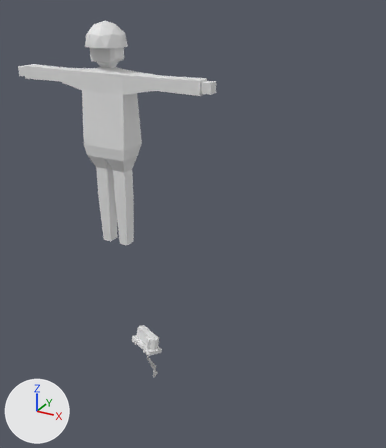
The glTF model animatronics/lucas/lucas.glb, before and after one commit.
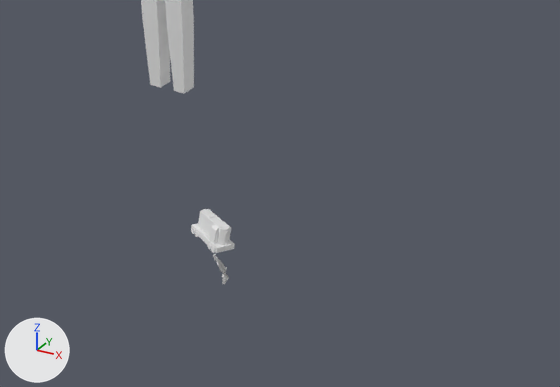
Old and new are each drawn whole from a 50 mm lens placed at (15.8, -20.9, 12.1), pointed at (5.3, -1.9, 2.6) and again close up on the part from 0% to 100% of the width and 40% to 100% of the height. Every picture has the same lights, and +X, +Y and +Z are marked at lower left. Materials are left out; every surface is plain grey.
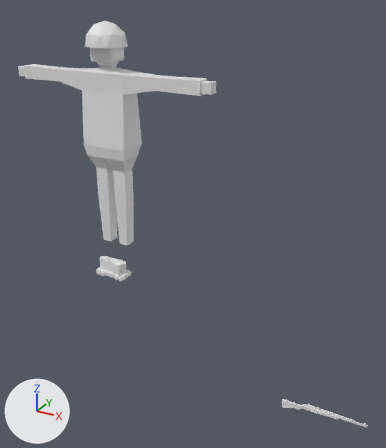
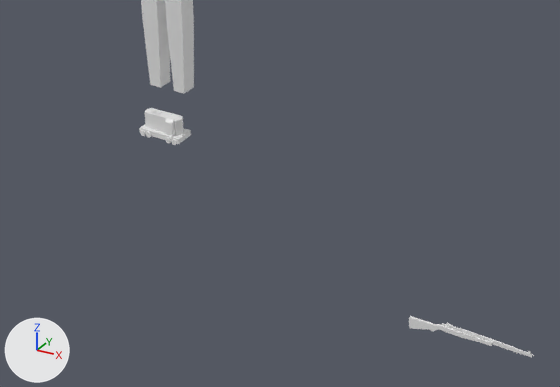
Changed parts and their boxes (x1, y1, x2, y2) in the close-ups (560 x 387 px):
'Cube', moved, turned: before (191, 209, 235, 253); after (139, 108, 191, 145)
'Plane.001', moved, turned, rescaled: before (213, 253, 229, 284); after (409, 316, 534, 357)

Patch to the scene script:
```diff
--- a/animatronics/lucas/lucas.glb.py
+++ b/animatronics/lucas/lucas.glb.py
@@ ob_cube @@
 ob_cube = bpy.data.objects.new('Cube', me_cube)
-ob_cube.location = (1.89, -1.26, -4.89)
-ob_cube.rotation_euler = (-0.00671, 0.197, 1.141)  # degrees (-0.4, 11, 65)
+ob_cube.location = (-0.5, -0.93, -1.42)
+ob_cube.rotation_euler = (0.0, 0.0, 1.571)  # degrees (0, 0, 90)
 ob_cube.scale = (0.376, 0.376, 0.376)
@@ ob_plane_001 @@
 ob_plane_001 = bpy.data.objects.new('Plane.001', me_plane_001)
-ob_plane_001.location = (4.65, -4.13, -4.46)
-ob_plane_001.rotation_euler = (1.134, -0.905, -1.318)  # degrees (65, -52, -76)
-ob_plane_001.scale = (0.68, 0.68, 0.68)
+ob_plane_001.location = (10.13, -3.08, -4.35)
+ob_plane_001.rotation_euler = (1.571, 0.0, 0.0)  # degrees (90, 0, 0)
```
